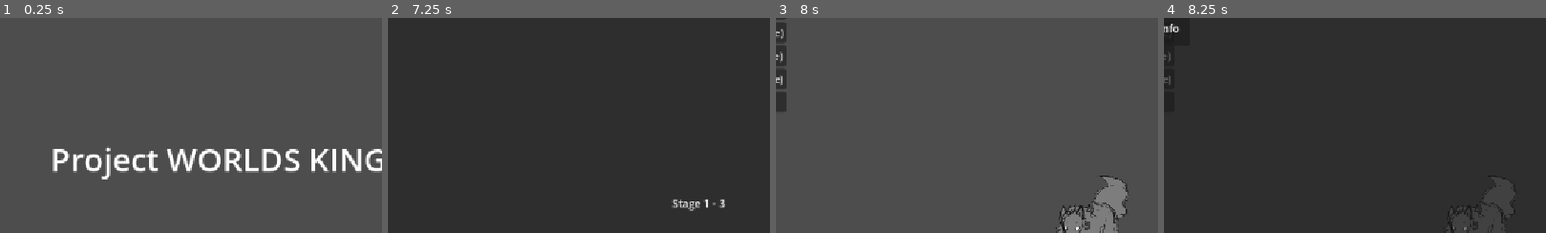
Above: before the commit, frames 1-4 (left to right).
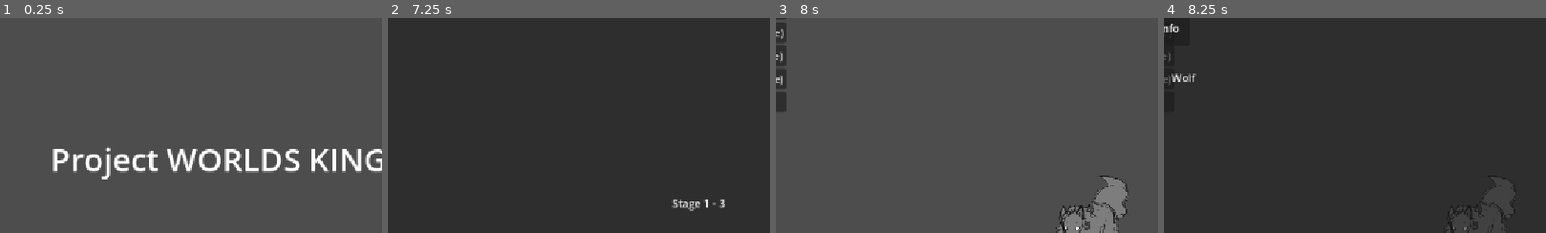
Above: after the commit, the same moments.

Repository: Adnyropast/pwkz-godot-4.7
Game: Godot game, scene res://scenes/title_screen.tscn
Same seed, same stepped clock (60 frames per second), same inputs: the game is played once before the commit and once after it. The engine's default icon, where the game draws it, is replaced by a stand-in: a white triangle on a blue panel in a dark square.
Inputs:
- Up to frame 1 (0.25 s): no input
- Up to frame 2 (7.25 s): click "Start" at 0.5 s; tap Enter (ui_accept) at 1.25, 1.52, 2.75, 3.02, 4.25, 5.75, 6.02 s; click "(Next Phase)" at 2 s; click "(Next Phase)" at 3.5 s; click "(Next Stage)" at 5 s; click "(Next Stage)" at 6.5 s
- Up to frame 3 (8 s): tap Enter (ui_accept) at 7.25, 7.52 s
- Up to frame 4 (8.25 s): click "Battle Info" at 8 s
The pictures show only the part of the screen within x 9-59%, y 7-57%; the shares and areas given below are measured in that part.

Frames 1-3 are identical in both runs. In frame 4, 0.2% of the frame differs, in the area x 2-9%, y 25-30%.

Commit message:
feat: add enemies names

Diff:
--- a/scenes/battle_info_screen.gd
+++ b/scenes/battle_info_screen.gd
@@ -1,6 +1,10 @@
 extends Control
 
 signal close_button_pressed
+@onready var name_label: Label = $MarginContainer/PanelContainer/VBoxContainer/HBoxContainer2/MarginContainer2/VBoxContainer/NameLabel
+
+func _ready() -> void:
+	name_label.text = Enemies.get_enemy_name(WorldState.get_phase_enemy_id())
 
 func _on_button_close_pressed() -> void:
 	close_button_pressed.emit()
--- a/scenes/battle_info_screen.tscn
+++ b/scenes/battle_info_screen.tscn
@@ -70,4 +70,18 @@
 layout_mode = 2
 text = "Close"
 
+[node name="MarginContainer2" type="MarginContainer" parent="MarginContainer/PanelContainer/VBoxContainer/HBoxContainer2" unique_id=2068745041]
+layout_mode = 2
+theme_override_constants/margin_left = 16
+theme_override_constants/margin_top = 16
+theme_override_constants/margin_right = 16
+theme_override_constants/margin_bottom = 16
+
+[node name="VBoxContainer" type="VBoxContainer" parent="MarginContainer/PanelContainer/VBoxContainer/HBoxContainer2/MarginContainer2" unique_id=72263145]
+layout_mode = 2
+
+[node name="NameLabel" type="Label" parent="MarginContainer/PanelContainer/VBoxContainer/HBoxContainer2/MarginContainer2/VBoxContainer" unique_id=587668486]
+layout_mode = 2
+text = "Name"
+
 [connection signal="pressed" from="MarginContainer/PanelContainer/VBoxContainer/HBoxContainer2/MarginContainer/VBoxContainer/ButtonClose" to="." method="_on_button_close_pressed"]
--- a/static/Enemies.gd
+++ b/static/Enemies.gd
@@ -25,8 +25,37 @@
 	preload("res://images/enemies/e28.png"),
 ]
 
-static func get_enemy_texture(id: int) -> Texture:
+const ENEMIES_NAMES: Array[String] = [
+	"Slime",
+	"Goblin Swordsman",
+	"Goblin Chopper",
+	"Goblin Archer",
+	"Wolf",
+	"Orc",
+	"Softpuff",
+	"Land Shark",
+	"Spider",
+	"Flower Pot",
+	"Lantern",
+	"Wraith",
+	"White Cyclops",
+	"Noble Moth",
+	"Maw Flower",
+	"Blue Taurus",
+	"Giant Rooster",
+	"Cursed Doll",
+	"Space Dragon",
+	"Demon Tide",
+]
+
+static func convert_enemy_id(id: int) -> int:
 	if id > 20:
 		id = id - (21 - (12 + 1))
 
-	return ENEMIES_TEXTURES[id - 1]
+	return id - 1
+
+static func get_enemy_texture(id: int) -> Texture:
+	return ENEMIES_TEXTURES[convert_enemy_id(id)]
+
+static func get_enemy_name(id: int) -> String:
+	return ENEMIES_NAMES[convert_enemy_id(id)]
